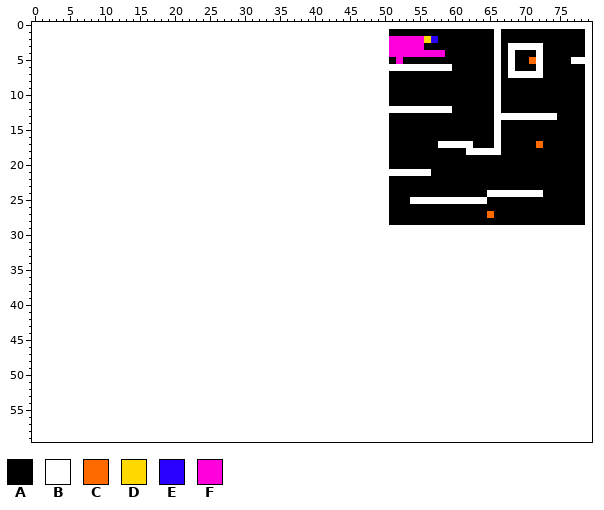
Two states of a sprite sheet, res/nivel1.png. Above, as it was before the edit.
The file is 30x30 pixels. The old version is drawn lined up with the new one, on the new canvas.
Palette (. is transparent): A #000000  B #ffffff  C #ff6a00  D #ffd800  E #2a00ff  F #ff00dc
Pixels before (only the part around the change), first column x 0:
 0 ..................................................BBBBBBBBBBBBBBBBBBBBBBBBBBBBBB
 1 ..................................................BAAAAAAAAAAAAAAABAAAAAAAAAAAAB
 2 ..................................................BFFFFFDEAAAAAAAABAAAAAAAAAAAAB
 3 ..................................................BFFFFFAAAAAAAAAABABBBBBAAAAAAB
 4 ..................................................BFFFFFFFFAAAAAAABABAAABAAAAAAB
 5 ..................................................BAFAAAAAAAAAAAAABABAACBAAAABBB
 6 ..................................................BBBBBBBBBBAAAAAABABAAABAAAAAAB
 7 ..................................................BAAAAAAAAAAAAAAABABBBBBAAAAAAB
 8 ..................................................BAAAAAAAAAAAAAAABAAAAAAAAAAAAB
 9 ..................................................BAAAAAAAAAAAAAAABAAAAAAAAAAAAB
10 ..................................................BAAAAAAAAAAAAAAABAAAAAAAAAAAAB
11 ..................................................BAAAAAAAAAAAAAAABAAAAAAAAAAAAB
12 ..................................................BBBBBBBBBBAAAAAABAAAAAAAAAAAAB
13 ..................................................BAAAAAAAAAAAAAAABBBBBBBBBAAAAB
14 ..................................................BAAAAAAAAAAAAAAABAAAAAAAAAAAAB
15 ..................................................BAAAAAAAAAAAAAAABAAAAAAAAAAAAB
16 ..................................................BAAAAAAAAAAAAAAABAAAAAAAAAAAAB
17 ..................................................BAAAAAAABBBBBAAABAAAAACAAAAAAB
18 ..................................................BAAAAAAAAAAABBBBBAAAAAAAAAAAAB
19 ..................................................BAAAAAAAAAAAAAAAAAAAAAAAAAAAAB
20 ..................................................BAAAAAAAAAAAAAAAAAAAAAAAAAAAAB
21 ..................................................BBBBBBBAAAAAAAAAAAAAAAAAAAAAAB
22 ..................................................BAAAAAAAAAAAAAAAAAAAAAAAAAAAAB
23 ..................................................BAAAAAAAAAAAAAAAAAAAAAAAAAAAAB
24 ..................................................BAAAAAAAAAAAAAABBBBBBBBAAAAAAB
25 ..................................................BAAABBBBBBBBBBBAAAAAAAAAAAAAAB
26 ..................................................BAAAAAAAAAAAAAAAAAAAAAAAAAAAAB
27 ..................................................BAAAAAAAAAAAAAACAAAAAAAAAAAAAB
28 ..................................................BAAAAAAAAAAAAAAAAAAAAAAAAAAAAB
29 ..................................................BBBBBBBBBBBBBBBBBBBBBBBBBBBBBB
30 ................................................................................
31 ................................................................................
32 ................................................................................
33 ................................................................................
34 ................................................................................
35 ................................................................................
36 ................................................................................
37 ................................................................................
38 ................................................................................
39 ................................................................................
40 ................................................................................
41 ................................................................................
42 ................................................................................
43 ................................................................................
44 ................................................................................
45 ................................................................................
46 ................................................................................
47 ................................................................................
48 ................................................................................
49 ................................................................................
50 ................................................................................
51 ................................................................................
52 ................................................................................
53 ................................................................................
54 ................................................................................
55 ................................................................................
56 ................................................................................
57 ................................................................................
58 ................................................................................
59 ................................................................................
The same view after the edit:
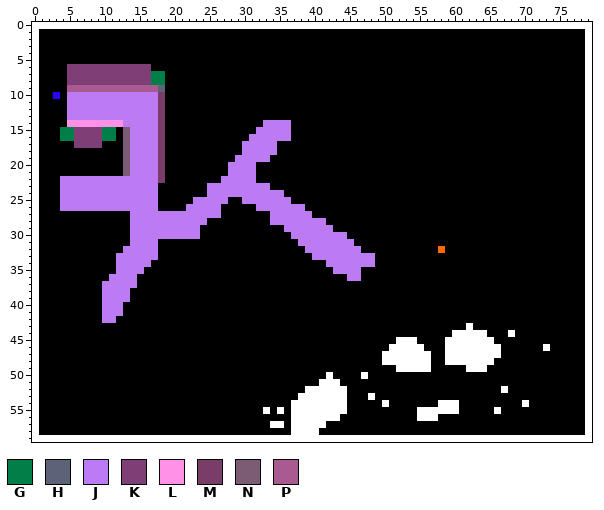
Colours new in this view: G #008048  H #5c6277  J #bc7bf2  K #7f3f76  L #ff91e7  M #7a3d69  N #7c5c74  P #a85a91
Edits made:
canvas 30x30 -> 80x60, the old top-left corner now at 50,0
Changed rows in their new state; - is an unchanged pixel.
first column x 0:
 0 BBBBBBBBBBBBBBBBBBBBBBBBBBBBBBBBBBBBBBBBBBBBBBBBBB------------------------------
 1 BAAAAAAAAAAAAAAAAAAAAAAAAAAAAAAAAAAAAAAAAAAAAAAAAAA---------------A-------------
 2 BAAAAAAAAAAAAAAAAAAAAAAAAAAAAAAAAAAAAAAAAAAAAAAAAAAAAAAAAA--------A-------------
 3 BAAAAAAAAAAAAAAAAAAAAAAAAAAAAAAAAAAAAAAAAAAAAAAAAAAAAAAA----------A-AAAAA-------
 4 BAAAAAAAAAAAAAAAAAAAAAAAAAAAAAAAAAAAAAAAAAAAAAAAAAAAAAAAAAA-------A-A---A-------
 5 BAAAAAAAAAAAAAAAAAAAAAAAAAAAAAAAAAAAAAAAAAAAAAAAAAA-A-------------A-A--AA----AA-
 6 BAAAAKKKKKKKKKKKKAAAAAAAAAAAAAAAAAAAAAAAAAAAAAAAAAAAAAAAAAAA------A-A---A-------
 7 BAAAAKKKKKKKKKKKKGGAAAAAAAAAAAAAAAAAAAAAAAAAAAAAAAA---------------A-AAAAA-------
 8 BAAAAKKKKKKKKKKKKGGAAAAAAAAAAAAAAAAAAAAAAAAAAAAAAAA---------------A-------------
 9 BAAAAPPPPPPPPPPPPPHAAAAAAAAAAAAAAAAAAAAAAAAAAAAAAAA---------------A-------------
10 BAAEAJJJJJJJJJJJJJMAAAAAAAAAAAAAAAAAAAAAAAAAAAAAAAA---------------A-------------
11 BAAAAJJJJJJJJJJJJJMAAAAAAAAAAAAAAAAAAAAAAAAAAAAAAAA---------------A-------------
12 BAAAAJJJJJJJJJJJJJMAAAAAAAAAAAAAAAAAAAAAAAAAAAAAAAAAAAAAAAAA------A-------------
13 BAAAAJJJJJJJJJJJJJMAAAAAAAAAAAAAAAAAAAAAAAAAAAAAAAA---------------AAAAAAAAA-----
14 BAAAALLLLLLLLJJJJJMAAAAAAAAAAAAAAJJJJAAAAAAAAAAAAAA---------------A-------------
15 BAAAGGKKKKGGANJJJJMAAAAAAAAAAAAAJJJJJAAAAAAAAAAAAAA---------------A-------------
16 BAAAGGKKKKGGANJJJJMAAAAAAAAAAAAJJJJJJAAAAAAAAAAAAAA---------------A-------------
17 BAAAAAKKKKAAANJJJJMAAAAAAAAAAAJJJJJAAAAAAAAAAAAAAAA-------AAAAA---A-----A-------
18 BAAAAAAAAAAAANJJJJMAAAAAAAAAAAJJJJJAAAAAAAAAAAAAAAA-----------AAAAA-------------
19 BAAAAAAAAAAAANJJJJMAAAAAAAAAAJJJJJAAAAAAAAAAAAAAAAA-----------------------------
20 BAAAAAAAAAAAANJJJJMAAAAAAAAAJJJJAAAAAAAAAAAAAAAAAAA-----------------------------
21 BAAAAAAAAAAAANJJJJMAAAAAAAAAJJJJAAAAAAAAAAAAAAAAAAAAAAAAA-----------------------
22 BAAAJJJJJJJJJJJJJJMAAAAAAAAJJJJJAAAAAAAAAAAAAAAAAAA-----------------------------
23 BAAAJJJJJJJJJJJJJJAAAAAAAJJJJJJJJJAAAAAAAAAAAAAAAAA-----------------------------
24 BAAAJJJJJJJJJJJJJJAAAAAAAJJJJJJJJJJJAAAAAAAAAAAAAAA--------------AAAAAAAA-------
25 BAAAJJJJJJJJJJJJJJAAAAAJJJJJAAJJJJJJJAAAAAAAAAAAAAA---AAAAAAAAAAA---------------
26 BAAAJJJJJJJJJJJJJJAAAAJJJJJAAAAAJJJJJJJAAAAAAAAAAAA-----------------------------
27 BAAAAAAAAAAAAAJJJJJJJJJJJJJAAAAAAAJJJJJJAAAAAAAAAAA--------------A--------------
28 BAAAAAAAAAAAAAJJJJJJJJJJJAAAAAAAAAJJJJJJJJAAAAAAAAA-----------------------------
29 BAAAAAAAAAAAAAJJJJJJJJJJAAAAAAAAAAAAJJJJJJJAAAAAAAAAAAAAAAAAAAAAAAAAAAAAAAAAAAA-
30 BAAAAAAAAAAAAAJJJJJJJJJJAAAAAAAAAAAAAJJJJJJJJAAAAAAAAAAAAAAAAAAAAAAAAAAAAAAAAAAB
31 BAAAAAAAAAAAAAJJJJAAAAAAAAAAAAAAAAAAAAJJJJJJJJAAAAAAAAAAAAAAAAAAAAAAAAAAAAAAAAAB
32 BAAAAAAAAAAAAJJJJJAAAAAAAAAAAAAAAAAAAAAJJJJJJJJAAAAAAAAAAACAAAAAAAAAAAAAAAAAAAAB
33 BAAAAAAAAAAAJJJJJJAAAAAAAAAAAAAAAAAAAAAAJJJJJJJJJAAAAAAAAAAAAAAAAAAAAAAAAAAAAAAB
34 BAAAAAAAAAAAJJJJJAAAAAAAAAAAAAAAAAAAAAAAAAJJJJJJJAAAAAAAAAAAAAAAAAAAAAAAAAAAAAAB
35 BAAAAAAAAAAAJJJJAAAAAAAAAAAAAAAAAAAAAAAAAAAJJJJAAAAAAAAAAAAAAAAAAAAAAAAAAAAAAAAB
36 BAAAAAAAAAAJJJJAAAAAAAAAAAAAAAAAAAAAAAAAAAAAAJJAAAAAAAAAAAAAAAAAAAAAAAAAAAAAAAAB
37 BAAAAAAAAAJJJJJAAAAAAAAAAAAAAAAAAAAAAAAAAAAAAAAAAAAAAAAAAAAAAAAAAAAAAAAAAAAAAAAB
38 BAAAAAAAAAJJJJAAAAAAAAAAAAAAAAAAAAAAAAAAAAAAAAAAAAAAAAAAAAAAAAAAAAAAAAAAAAAAAAAB
39 BAAAAAAAAAJJJJAAAAAAAAAAAAAAAAAAAAAAAAAAAAAAAAAAAAAAAAAAAAAAAAAAAAAAAAAAAAAAAAAB
40 BAAAAAAAAAJJJAAAAAAAAAAAAAAAAAAAAAAAAAAAAAAAAAAAAAAAAAAAAAAAAAAAAAAAAAAAAAAAAAAB
41 BAAAAAAAAAJJJAAAAAAAAAAAAAAAAAAAAAAAAAAAAAAAAAAAAAAAAAAAAAAAAAAAAAAAAAAAAAAAAAAB
42 BAAAAAAAAAJJAAAAAAAAAAAAAAAAAAAAAAAAAAAAAAAAAAAAAAAAAAAAAAAAAAAAAAAAAAAAAAAAAAAB
43 BAAAAAAAAAAAAAAAAAAAAAAAAAAAAAAAAAAAAAAAAAAAAAAAAAAAAAAAAAAAAABAAAAAAAAAAAAAAAAB
44 BAAAAAAAAAAAAAAAAAAAAAAAAAAAAAAAAAAAAAAAAAAAAAAAAAAAAAAAAAAABBBBBAAABAAAAAAAAAAB
45 BAAAAAAAAAAAAAAAAAAAAAAAAAAAAAAAAAAAAAAAAAAAAAAAAAAABBBAAAABBBBBBBAAAAAAAAAAAAAB
46 BAAAAAAAAAAAAAAAAAAAAAAAAAAAAAAAAAAAAAAAAAAAAAAAAAABBBBBAAABBBBBBBBAAAAAABAAAAAB
47 BAAAAAAAAAAAAAAAAAAAAAAAAAAAAAAAAAAAAAAAAAAAAAAAAABBBBBBBAABBBBBBBBAAAAAAAAAAAAB
48 BAAAAAAAAAAAAAAAAAAAAAAAAAAAAAAAAAAAAAAAAAAAAAAAAABBBBBBBAABBBBBBBAAAAAAAAAAAAAB
49 BAAAAAAAAAAAAAAAAAAAAAAAAAAAAAAAAAAAAAAAAAAAAAAAAAAABBBBBAAAAABBBAAAAAAAAAAAAAAB
50 BAAAAAAAAAAAAAAAAAAAAAAAAAAAAAAAAAAAAAAAAABAAAABAAAAAAAAAAAAAAAAAAAAAAAAAAAAAAAB
51 BAAAAAAAAAAAAAAAAAAAAAAAAAAAAAAAAAAAAAAAABBBAAAAAAAAAAAAAAAAAAAAAAAAAAAAAAAAAAAB
52 BAAAAAAAAAAAAAAAAAAAAAAAAAAAAAAAAAAAAAABBBBBBAAAAAAAAAAAAAAAAAAAAAABAAAAAAAAAAAB
53 BAAAAAAAAAAAAAAAAAAAAAAAAAAAAAAAAAAAAABBBBBBBAAABAAAAAAAAAAAAAAAAAAAAAAAAAAAAAAB
54 BAAAAAAAAAAAAAAAAAAAAAAAAAAAAAAAAAAAABBBBBBBBAAAAABAAAAAAABBBAAAAAAAAABAAAAAAAAB
55 BAAAAAAAAAAAAAAAAAAAAAAAAAAAAAAAABABABBBBBBBBAAAAAAAAAABBBBBBAAAAABAAAAAAAAAAAAB
56 BAAAAAAAAAAAAAAAAAAAAAAAAAAAAAAAAAAAABBBBBBBAAAAAAAAAAABBBAAAAAAAAAAAAAAAAAAAAAB
57 BAAAAAAAAAAAAAAAAAAAAAAAAAAAAAAAAABBABBBBBAAAAAAAAAAAAAAAAAAAAAAAAAAAAAAAAAAAAAB
58 BAAAAAAAAAAAAAAAAAAAAAAAAAAAAAAAAAAAABBBBAAAAAAAAAAAAAAAAAAAAAAAAAAAAAAAAAAAAAAB
59 BBBBBBBBBBBBBBBBBBBBBBBBBBBBBBBBBBBBBBBBBBBBBBBBBBBBBBBBBBBBBBBBBBBBBBBBBBBBBBBB
Boxes around the changes in both pictures, in picture pixels (x1, y1, x2, y2):
changed: (32, 22, 592, 442)
